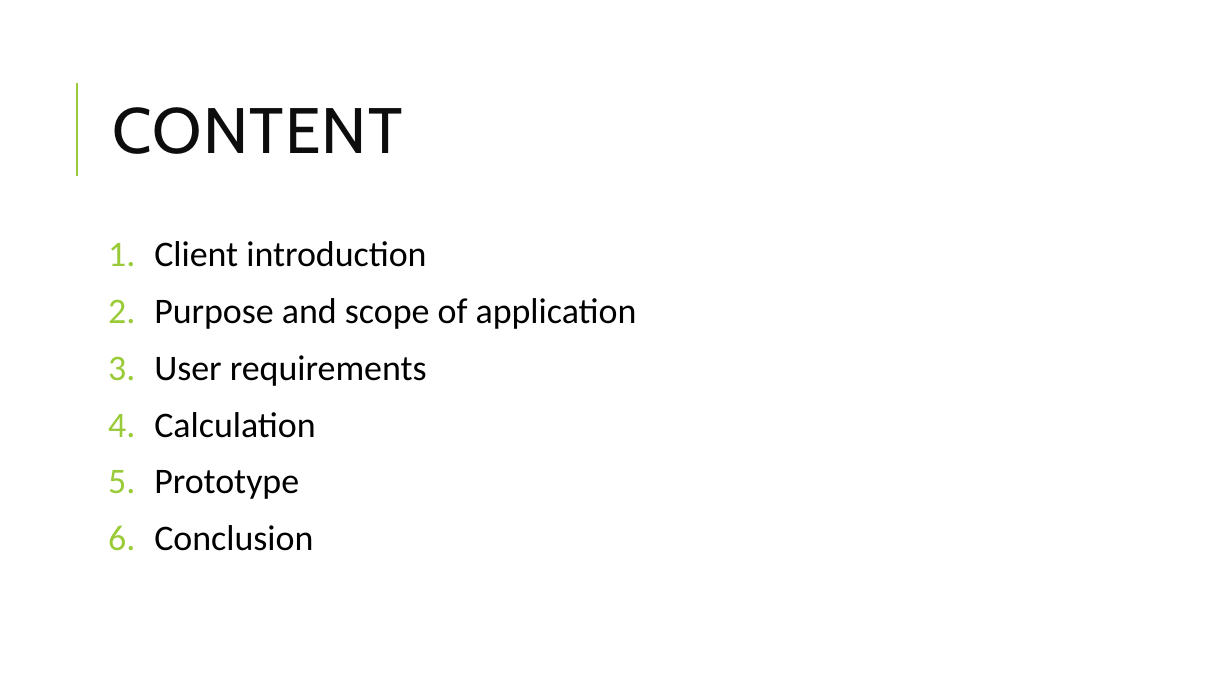
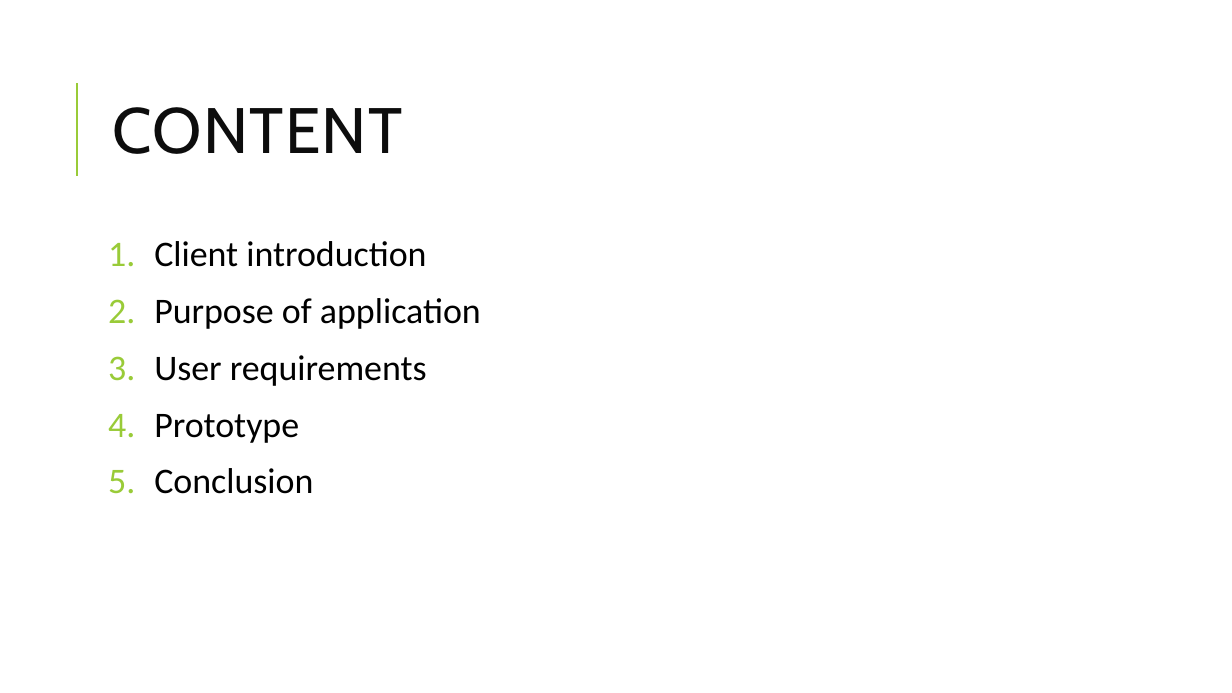
Before and after one commit to Satyavrath/rationbalancing, a slide deck: slide 2 of RationBalancing.pptx. Drawn at 1232x693 pixels with LibreOffice and Linux fonts; fonts in the diff are those of the drawing. Boxes give left, top, right and bottom in pixels: in the first picture for what was removed or moved away, otherwise in the second. Text is boxed around its words. In the diff, an @@ line names an element or a change of style, - is before the commit and + after.

```diff
--- a/RationBalancing.pptx
+++ b/RationBalancing.pptx
@@ text at (x1=154, y1=298, x2=481, y2=329): text changed @@
-2. Purpose and scope of application
+2. Purpose of application
@@ text at (x1=154, y1=412, x2=315, y2=438): paragraph removed @@
-4. Calculation
```
Also in this commit, not shown: 4 other slides changed.
